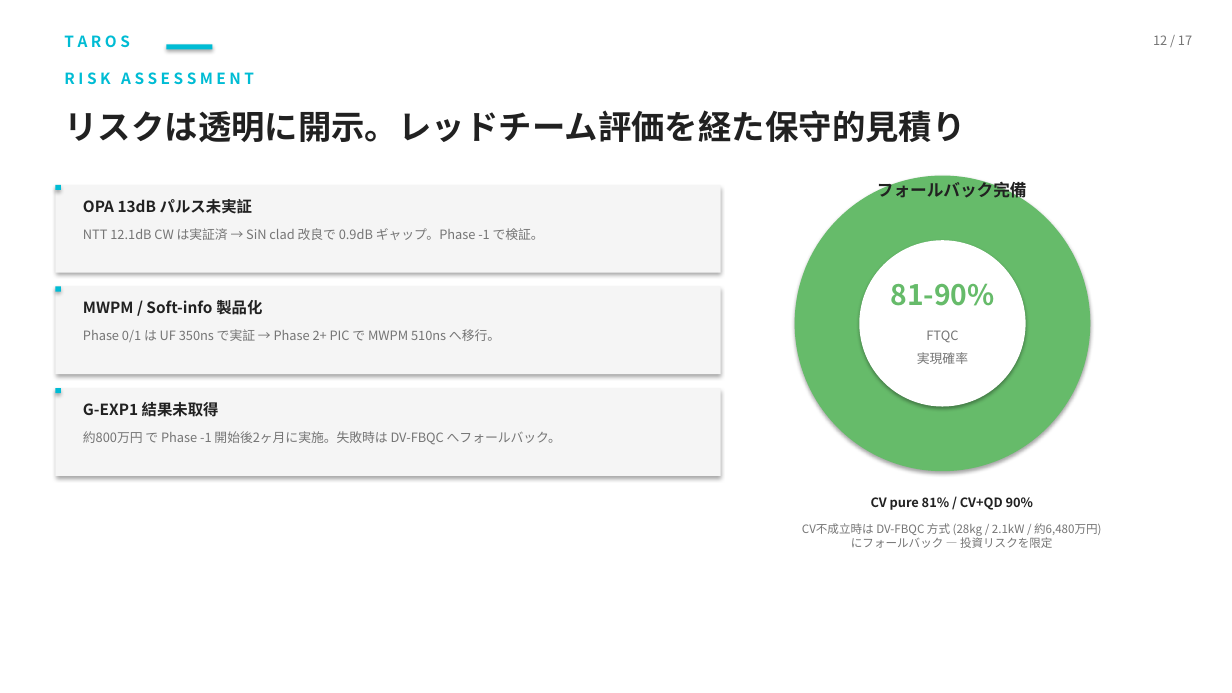
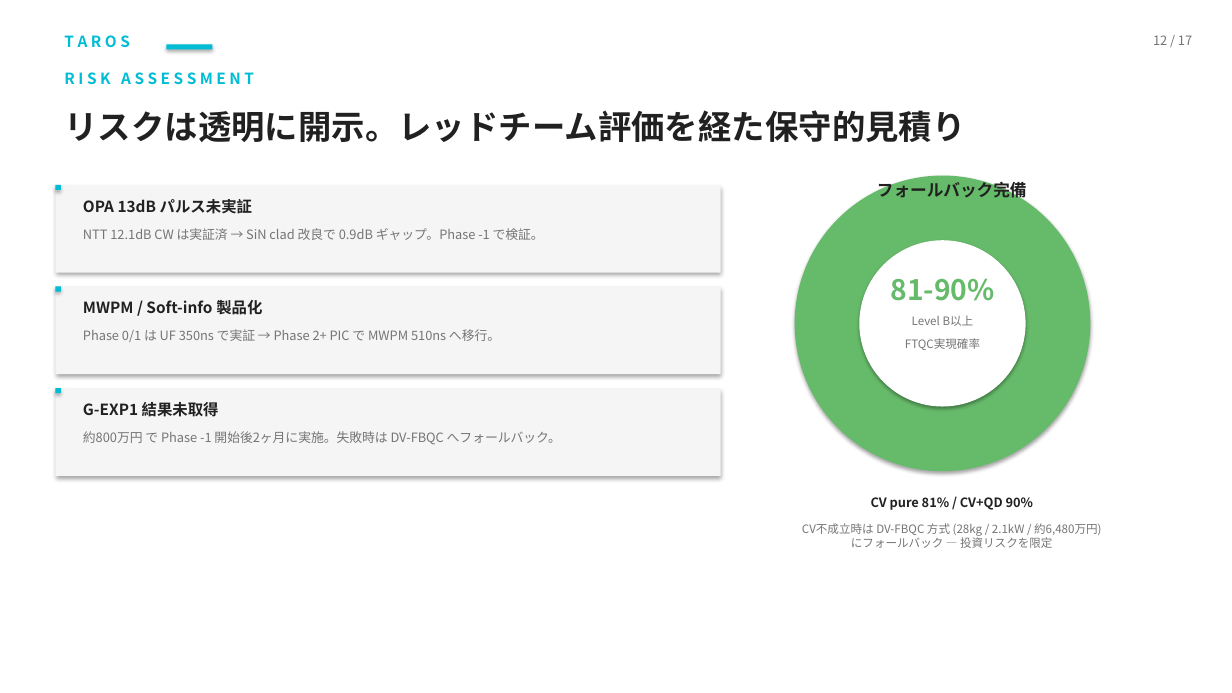
Before and after one commit to TomohiroTani28/Taros, a slide deck: slide 12 of assets/TAROS_Investor_Pitch_Revised.pptx. Drawn at 1232x693 pixels with LibreOffice and Linux fonts; fonts in the diff are those of the drawing. Boxes give left, top, right and bottom in pixels: in the first picture for what was removed or moved away, otherwise in the second. Text is boxed around its words. In the diff, an @@ line names an element or a change of style, - is before the commit and + after.

```diff
--- a/assets/TAROS_Investor_Pitch_Revised.pptx
+++ b/assets/TAROS_Investor_Pitch_Revised.pptx
@@ text "81-90%": place and size @@
-text "81-90%" at (890,283,994,306)
+text "81-90%" at (890,278,994,301)
@@ text at (912,315,974,326): text changed; size 10 to 9 pt @@
-FTQC
+Level B以上
@@ text at (905,338,980,350): text changed; size 10 to 9 pt @@
-実現確率
+FTQC実現確率
```
Also in this commit, not shown: 9 other slides changed, 2 other files.
